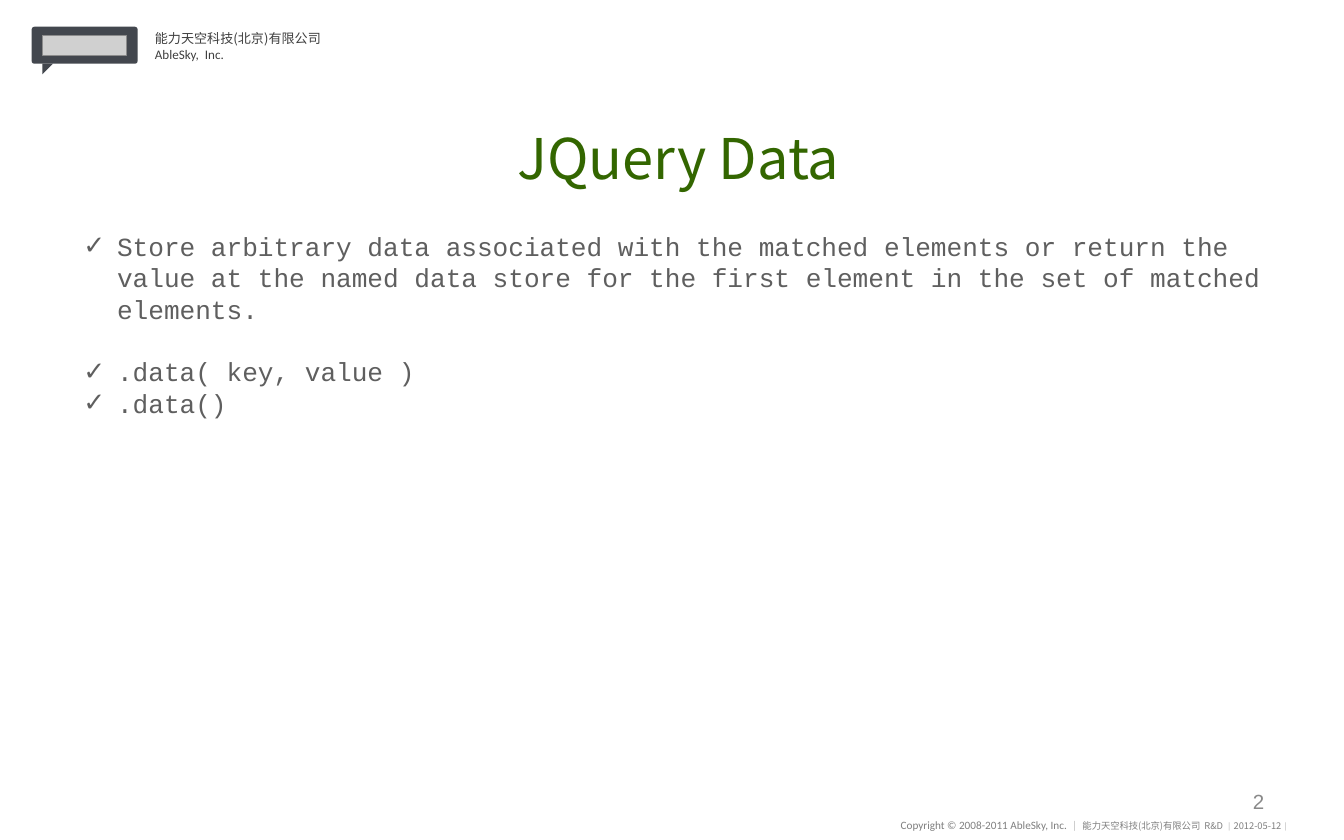
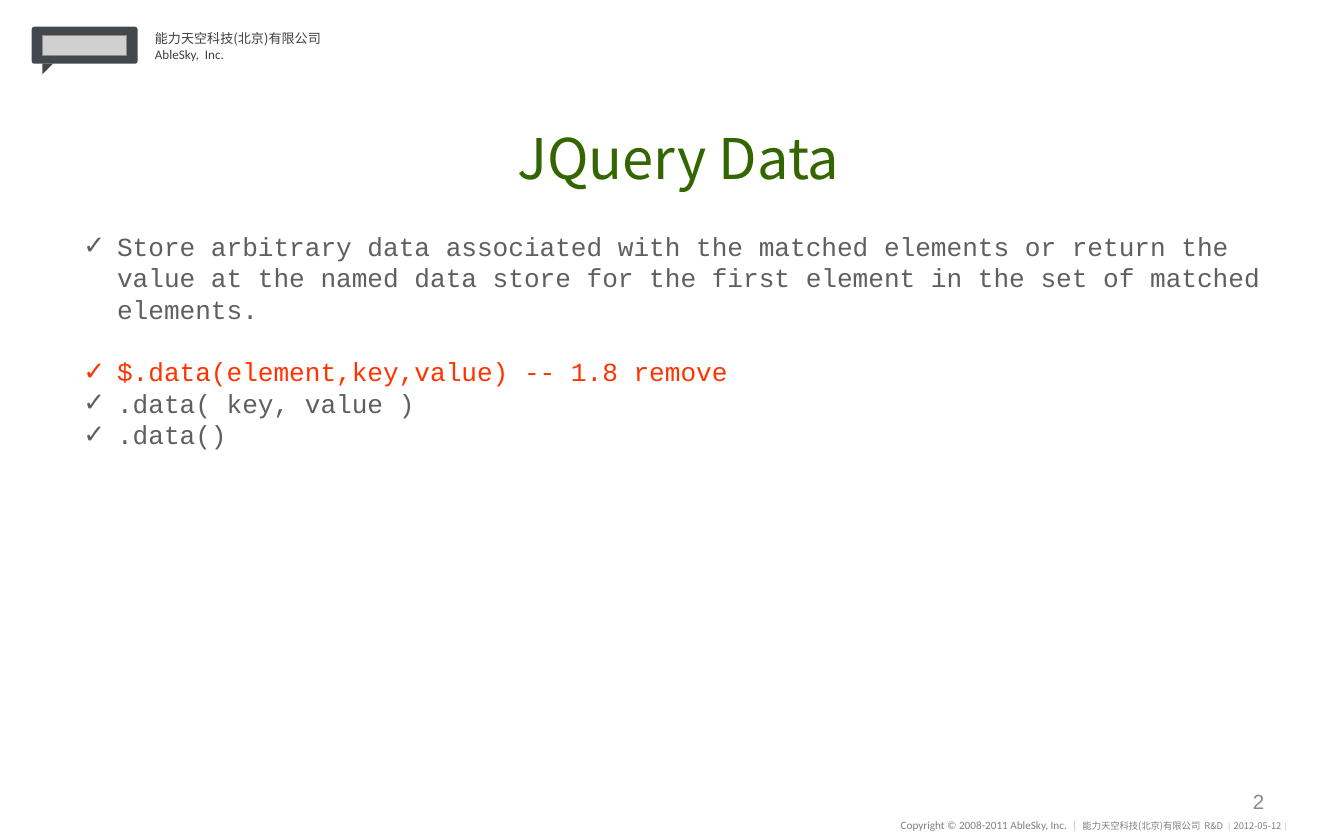
Before and after one commit to qingxiangchayun/qingxiangchayun.github.io, a slide deck: slide 2 of share/20150108-jquery data.ppt. Drawn at 1344x840 pixels with LibreOffice and Linux fonts; fonts in the diff are those of the drawing; grey boxes stand for pictures. Boxes give left, top, right and bottom in pixels: in the first picture for what was removed or moved away, otherwise in the second. Text is boxed around its words. In the diff, an @@ line names an element or a change of style, - is before the commit and + after.

Commit message:
jquery data

```diff
--- a/share/20150108-jquery data.ppt
+++ b/share/20150108-jquery data.ppt
@@ text at box(117, 363, 728, 387): paragraph added @@
+✓ $.data(element,key,value) -- 1.8 remove
```
Also in this commit, not shown: 1 other slide changed, 2 slides added.
